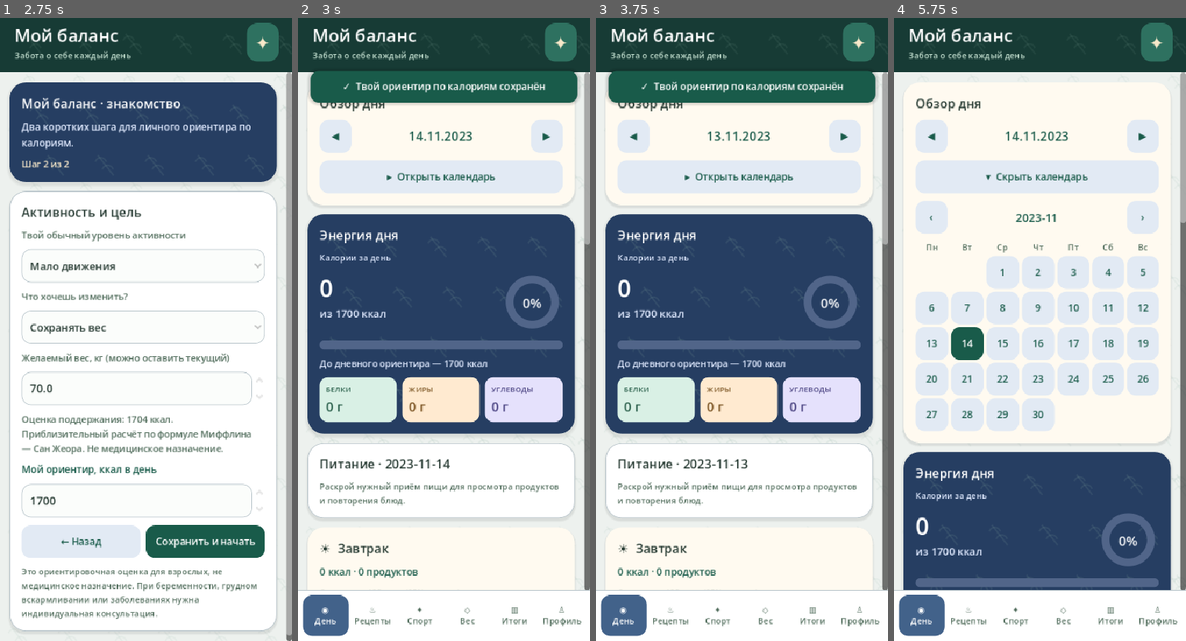
Above: before the commit, frames 1-4 (left to right).
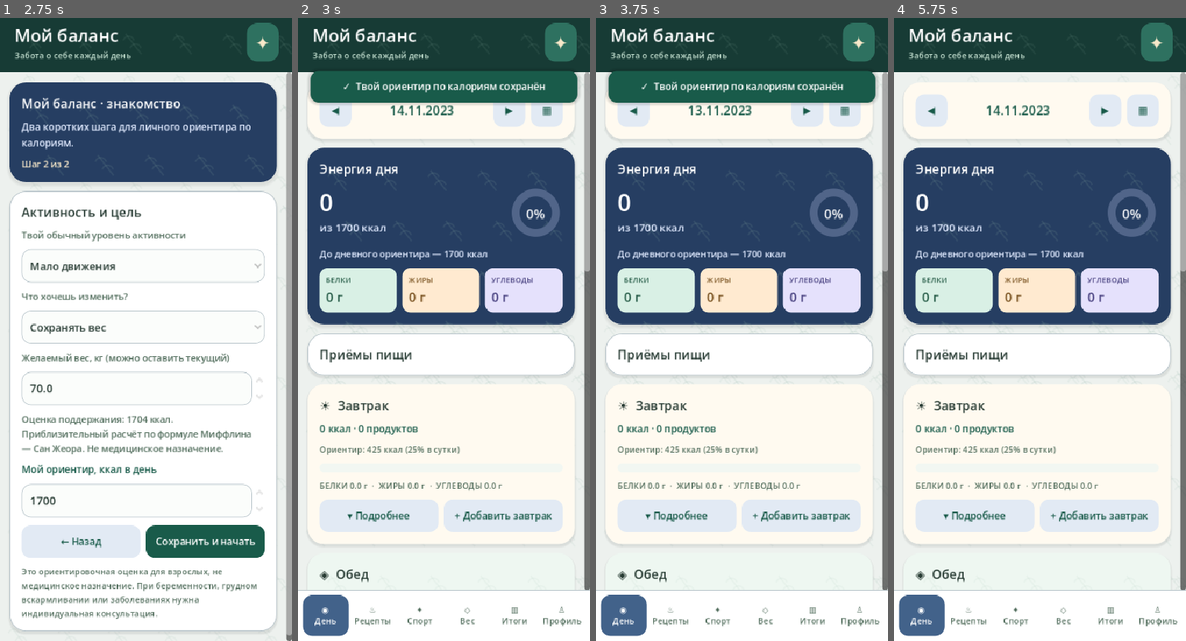
Above: after the commit, the same moments.

Repository: Domenklay/My_balance
Game: Godot game, scene res://main.tscn
Same seed, same stepped clock (60 frames per second), same inputs: the game is played once before the commit and once after it.
Inputs (mouse positions are in pixels of both pictures, inside the frame that each line leads up to):
- Up to frame 1 (2.75 s): click (146, 298) at 0.52 s; type "Alex" at 0.6 s; click "Женская формула" at 1.25 s; click "Дальше →" at 2 s
- Up to frame 2 (3 s): click "Сохранить и начать" at 2.75 s
- Up to frame 3 (3.75 s): click "◀" at 3.5 s
- Up to frame 4 (5.75 s): click "▶" at 4.25 s; click (1037, 173) at 5 s, where only the run before the commit has a clickable "▸ Открыть календарь"

Frame 1 is identical in both runs. In frame 2, 41% of the frame differs, in the area x 3-100%, y 13-92%; in frame 3, 41%; in frame 4, 56%, in the area x 3-100%, y 12-92%.

Commit message:
Make day overview calendar one row; remove duplicate calorie progress and reduce meal-card vertical space

Diff:
--- a/godot/src/main.gd
+++ b/godot/src/main.gd
@@ -543,7 +543,7 @@
     b.text = s
     # Let a swipe begun over a button reach the parent ScrollContainer.
     b.mouse_filter = Control.MOUSE_FILTER_PASS
-    var compact = s in ["◀", "▶", "‹", "›", "✎", "×", "+"]
+    var compact = s in ["◀", "▶", "‹", "›", "▦", "✎", "×", "+"]
     b.custom_minimum_size = Vector2(46 if compact else 0, 47)
     b.size_flags_horizontal = Control.SIZE_SHRINK_CENTER if compact else Control.SIZE_EXPAND_FILL
     b.add_theme_font_size_override("font_size", 14)
@@ -859,6 +859,10 @@
     day_label.vertical_alignment = VERTICAL_ALIGNMENT_CENTER
     day_label.custom_minimum_size.y = 45
     _button(r, "▶", func(): date = store.change_date(date, 1); month_shown = date.substr(0, 7); _render(), true)
+    _button(r, "▦", func():
+        calendar_expanded = not calendar_expanded
+        _render()
+    , true)
 
 func _calendar(parent: Node) -> void:
     var top = _row(parent)
@@ -1550,19 +1554,14 @@
 
 
 func _show_day() -> void:
-    var overview = _card("Обзор дня", "overview")
+    var overview = _card("", "overview")
     _date_nav(overview)
-    _button(overview, "▾  Скрыть календарь" if calendar_expanded else "▸  Открыть календарь", func():
-        calendar_expanded = not calendar_expanded
-        _render()
-    , true)
     if calendar_expanded:
         _calendar(overview)
 
     var total = store.day_calories(date)
     var target = float(store.data["settings"]["kcal"])
     var hero = _card("Энергия дня", "hero")
-    _label(hero, "Калории за день", 12, HERO_MUTED)
     var hero_content = _row(hero)
     var numbers = VBoxContainer.new()
     numbers.size_flags_horizontal = Control.SIZE_EXPAND_FILL
@@ -1572,24 +1571,10 @@
     _label(numbers, "из " + str(roundi(target)) + " ккал", 15, HERO_MUTED)
     var ring = RingScript.new()
     ring.name = "DailyCalorieRing"
-    ring.custom_minimum_size = Vector2(88, 88)
+    ring.custom_minimum_size = Vector2(78, 78)
     ring.set_palette(HERO_TRACK, HERO_FILL, WHITE)
     ring.set_value(total, target)
     hero_content.add_child(ring)
-    var track = ProgressBar.new()
-    track.min_value = 0
-    track.max_value = maxf(1.0, target)
-    track.value = minf(total, target)
-    _style_progress(track)
-    var track_bg = StyleBoxFlat.new()
-    track_bg.bg_color = HERO_TRACK
-    track_bg.set_corner_radius_all(8)
-    var track_fg = StyleBoxFlat.new()
-    track_fg.bg_color = HERO_FILL
-    track_fg.set_corner_radius_all(8)
-    track.add_theme_stylebox_override("background", track_bg)
-    track.add_theme_stylebox_override("fill", track_fg)
-    hero.add_child(track)
     var remaining = target - total
     if remaining >= 0.0:
         _label(hero, "До дневного ориентира — " + str(roundi(remaining)) + " ккал", 13, HERO_MUTED)
@@ -1602,9 +1587,8 @@
 
     # Compact sections are always present. Only the selected meal unfolds.
     # Expansion state is in-memory, keyed by date: diary records are untouched.
-    var foods = _card("Питание · " + date)
+    var foods = _card("Приёмы пищи")
     diary_food_card = foods
-    _label(foods, "Раскрой нужный приём пищи для просмотра продуктов и повторения блюд.", 12, MUTED)
     var existing = store.day_entries(date)
     var sections = [
         {"meal":"Завтрак", "icon":"☀", "variant":"overview", "accent":ACCENT},
@@ -1635,9 +1619,6 @@
             if meal_kcal > meal_target:
                 _label(meal_card, "Превышение: +" +
                     str(roundi(meal_kcal - meal_target)) + " ккал", 12, ACCENT)
-            else:
-                _label(meal_card, "Осталось " +
-                    str(roundi(meal_target - meal_kcal)) + " ккал", 12, MUTED)
             var meal_bar = ProgressBar.new()
             meal_bar.name = "MealProgress_" + str(section_index)
             meal_bar.min_value = 0.0
